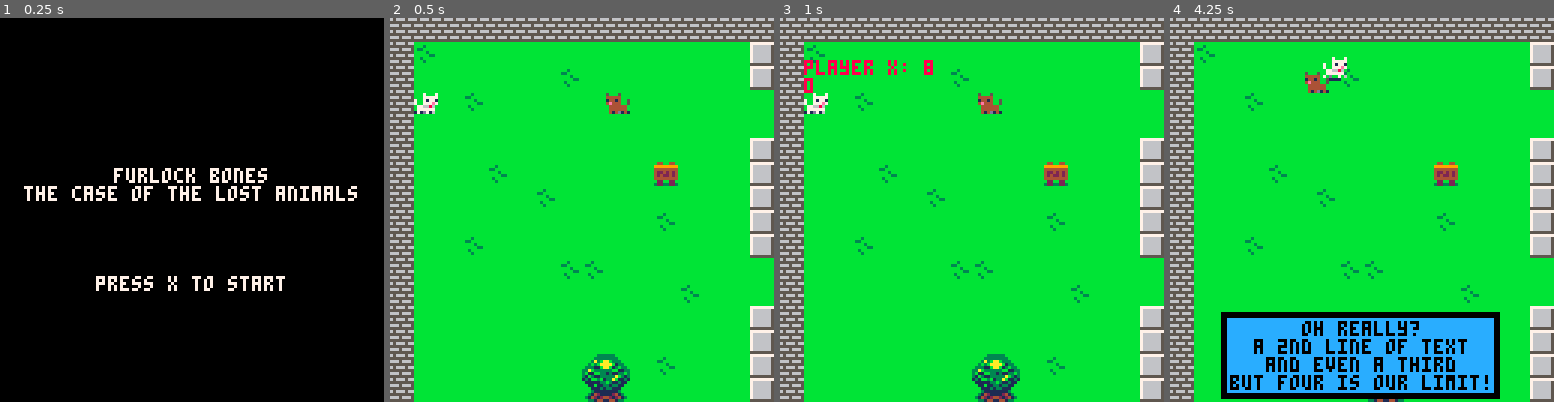
Above: before the commit, frames 1-4 (left to right).
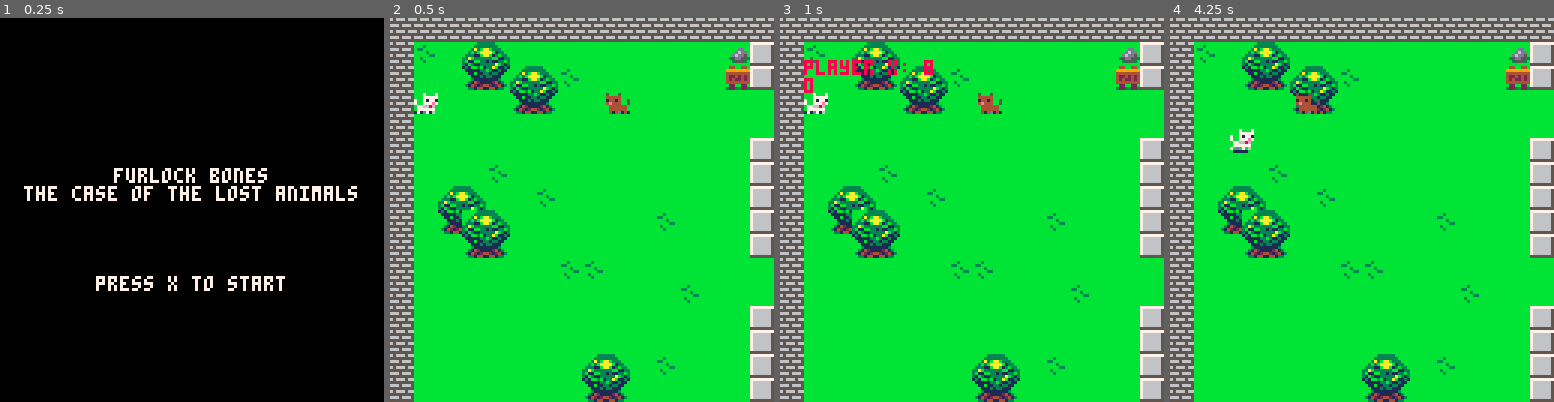
Above: after the commit, the same moments.

Repository: Mackeriah/FurlockBones-game
Game: PICO-8 cartridge furlock bones.p8
Two runs of this game, one before a commit and one after it. Both use one fixed random seed, a clock stepped at 60 frames per second and the inputs below.
Inputs:
- Up to frame 1 (0.25 s): no input
- Up to frame 2 (0.5 s): tap X (X key) at 0.33 s
- Up to frame 3 (1 s): tap O (Z key) at 0.7 s
- Up to frame 4 (4.25 s): tap X (X key) at 1.07, 1.85, 2.97, 4.08 s; hold Right 1.6-2.1 s; tap O (Z key) every 0.4 s from 1.7 to 4.1 s; hold Up 2.15-2.42 s; hold Right 2.47-3.03 s; hold Left 3.08-3.58 s; hold Down 3.63-3.97 s; hold Right from 4.02 s (still down)

Frame 1 is identical in both runs. In frame 2, 4.9% of the frame differs, in the area x 12-94%, y 6-63%; in frame 3, 4.7%; in frame 4, 22%, in the area x 12-94%, y 6-100%.

Commit message:
signs towards Owl's house

Diff:
--- a/furlock bones.p8
+++ b/furlock bones.p8
@@ -398,13 +397,22 @@
 		end
 	elseif conversation_state == "level3" and talking_to == "brian" then
 		new_conversation({"oh really?", "a 2nd line of text","and even a third","but four is our limit!"})
-	elseif conversation_state == "sign" then
+
+	elseif conversation_state == "sign" and player.x < 120 then
 		new_conversation({"press x to read sign"})
 		if (btnp(❎)) then
 			conversation_state = "sign2"
 		end
 	elseif conversation_state == "sign2" then
 		new_conversation({"it says 'owls house this way' "})
+
+	elseif conversation_state == "sign" and player.x > 120 then
+		new_conversation({"press x to read sign"})
+		if (btnp(❎)) then
+			conversation_state = "sign3"
+		end
+	elseif conversation_state == "sign3" then
+		new_conversation({"'i'm very busy you know..."})
 	end
 end
 
@@ -775,21 +783,21 @@
 
 
 __gff__
-0000000000000200000000000000000000010101800000000000000000000000000101010101010000000000000000000001010100000000000000000000000000000000000000000000000000000000000000000000000000000000000000000000000000000000000000000000000000000000000000000000000000000000
+0000000000000200000000000000000000010101800000000000000000000000000101010101010000000000000000000001010100000000000000000000000000000000000000010100000000000000000000000000000000000000000000000000000000000000000000000000000000000000000000000000000000000000
 0000000000000000000000000000000000000000000000000000000000000000000000000000000000000000000000000000000000000000000000000000000000000000000000000000000000000000000000000000000000000000000000000000000000000000000000000000000000000000000000000000000000000000
 __map__
 2626262626262626262626262626262626262626262626262626262626262626262626262626262600000000000000000000000000000000000000000000000000000000000000000000000000000000000000000000000000000000000000000000000000000000000000000000000000000000000000000000000000000000
-261716161616161616161616161616242417161616161616161616161616171616171616161616260000000000000000000000000000000000000000000000000000000000000000000000000000000000000000000000000000000000000000000000000000000000000000000000191a1b1c1d1e1f00000000000000000000
-261616161616161716161616161616242416161616161617161617161616161616161616171616260000000000000000000000000000000000000000000000000000000000000000000000000000000000000000000000000000000000000000000000000000000000000000000000292a2b2c2d2e2f00000000000000000000
-261616171616161616161616161616161616161716161616161416161616161616171616161616260000000000000000000000000000000000000000000000000000000000000000000000000000000000000000000000000000000000000000000000000000000000000000000000393a3b3c3d3e3f00000000000000000000
-2616161616161616161616161616161616161616161616222316161616161616161616161616162600000000000000000000000000000000000000000000000000000000000000000000000000000000000000000000000000000000000000000000000000000000000000000000000000000000000000000000000000000000
-2616161616161616161616161616162424161616161616323316161616161617161616161616162600000000000000000000000000000000000000000000000000000000000000000000000000000000000000000000000000000000000000000000000000000000000000000000000000000000000000000000000000000000
-2616161617161616161616141616162424161616161624161616161616161624242424241716172600000000000000000000000000000000000000000000000000000000000000000000000000000000000000000000000000000000000000000000000000000000000000000000000000000000000000000000000000000000
-2616161616161716161616161616162424171624241624161616161616161624241616241616162600000000000000000000000000000000000000000000000000000000000000000000000000000000000000000000000000000000000000000000000000000000000000000000000000000000000000000000000000000000
-2616161616161616161616171616162424242424241624161616161616161616161616241616162600000000000000000000000000000000000000000000000000000000000000000000000000000000000000000000000000000000000000000000000000000000000000000000000000000000000000000000000000000000
-2616161716161616161616161616162424241616161624161616161616161624242424241616162600000000000000000000000000000000000000000000000000000000000000000000000000000000000000000000000000000000000000000000000000000000000000000000000000000000000000000000000000000000
-2616161616161617171616161616161616161616161616161616161616161624161616161616162600000000000000000000000000000000000000000000000000000000000000000000000000000000000000000000000000000000000000000000000000000000000000000000000000000000000000000000000000000000
-2616161616161616161616161716161616161616161716161716161616242424161616161616162600000000000000000000000000000000000000000000000000000000000000000000000000000000000000000000000000000000000000000000000000000000000000000000000000000000000000000000000000000000
+2617162223161616161616161616152424171521212121211616161616161716161716161616162600000000000000000000000000000000000000000000000000000000000000000000000000000000000000000000000000000000000000000000000000000000000000000000000000000000000000000000000000000000
+2616163233222317161616161616142424242431313131311416171616161616161516161716142600000000000000000000000000000000000000000000000000000000000000000000000000000000000000000000000000000000000000000000000000000000000000000000000000000000000000000000000000000000
+2616161616323316161616161616161616161617151616193738383838383838383838383938383838373800000000000000000000000000000000000000000000000000000000000000000000000000000000000000000000000000000000000000000000000000000000000000000000000000000000000000000000000000
+261616161616161616161616161616161617161616161619381a3838381a3829373838383838373838383800000000000000000000000000000000000000000000000000000000000000000000000000000000000000000000000000000000000000000000000000000000000000000000000000000000000000000000000000
+2616161616161616161616161616162424242421212121211516161616161617161616161616152600000000000000000000000000000000000000000000000000000000000000000000000000000000000000000000000000000000000000000000000000000000000000000000000000000000000000000000000000000000
+2616161617161616161616161616162424161631313131311616161516161616161616161716172600000000000000000000000000000000000000000000000000000000000000000000000000000000000000000000000000000000000000000000000000000000000000000000000000000000000000000000000000000000
+2616222316161716161616161616162424171624241624161616161616161616161616161616162600000000000000000000000000000000000000000000000000000000000000000000000000000000000000000000000000000000000000000000000000000000000000000000000000000000000000000000000000000000
+2616322223161616161616171616162424242424241624161616161616161616161616161616162600000000000000000000000000000000000000000000000000000000000000000000000000000000000000000000000000000000000000000000000000000000000000000000000000000000000000000000000000000000
+2616163233161616161616161616162424241616161624161616161616161616161616161616162600000000000000000000000000000000000000000000000000000000000000000000000000000000000000000000000000000000000000000000000000000000000000000000000000000000000000000000000000000000
+2616161616161617171616161616161616161616161616161616161616161616161616161616162600000000000000000000000000000000000000000000000000000000000000000000000000000000000000000000000000000000000000000000000000000000000000000000000000000000000000000000000000000000
+2616161616161616161616161716161616161616161716161716161616161616161616161616162600000000000000000000000000000000000000000000000000000000000000000000000000000000000000000000000000000000000000000000000000000000000000000000000000000000000000000000000000000000
 2616161616161616161616161616162424161616161616161616161716161616161616161616162600000000000000000000000000000000000000000000000000000000000000000000000000000000000000000000000000000000000000000000000000000000000000000000000000000000000000000000000000000000
 2616161616161616161616161616162424161616161616161716161616161616161616161616162600000000000000000000000000000000000000000000000000000000000000000000000000000000000000000000000000000000000000000000000000000000000000000000000000000000000000000000000000000000
 2616161616161616222316171616162424161616161616161616161616161616161616161616162600000000000000000000000000000000000000000000000000000000000000000000000000000000000000000000000000000000000000000000000000000000000000000000000000000000000000000000000000000000
Not shown, changed: 24 lines of the sprite sheet (__gfx__) section of furlock bones.p8
